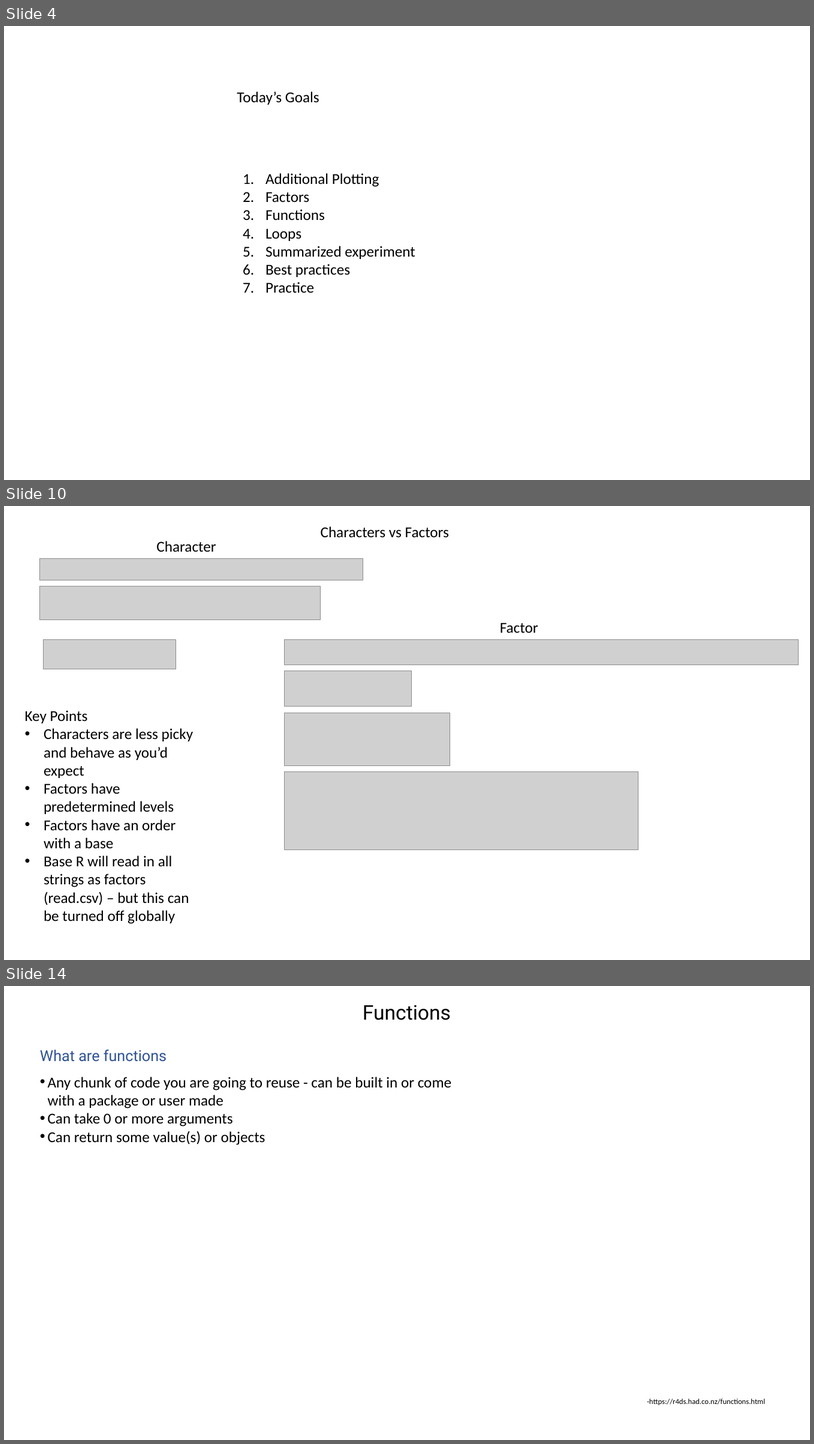
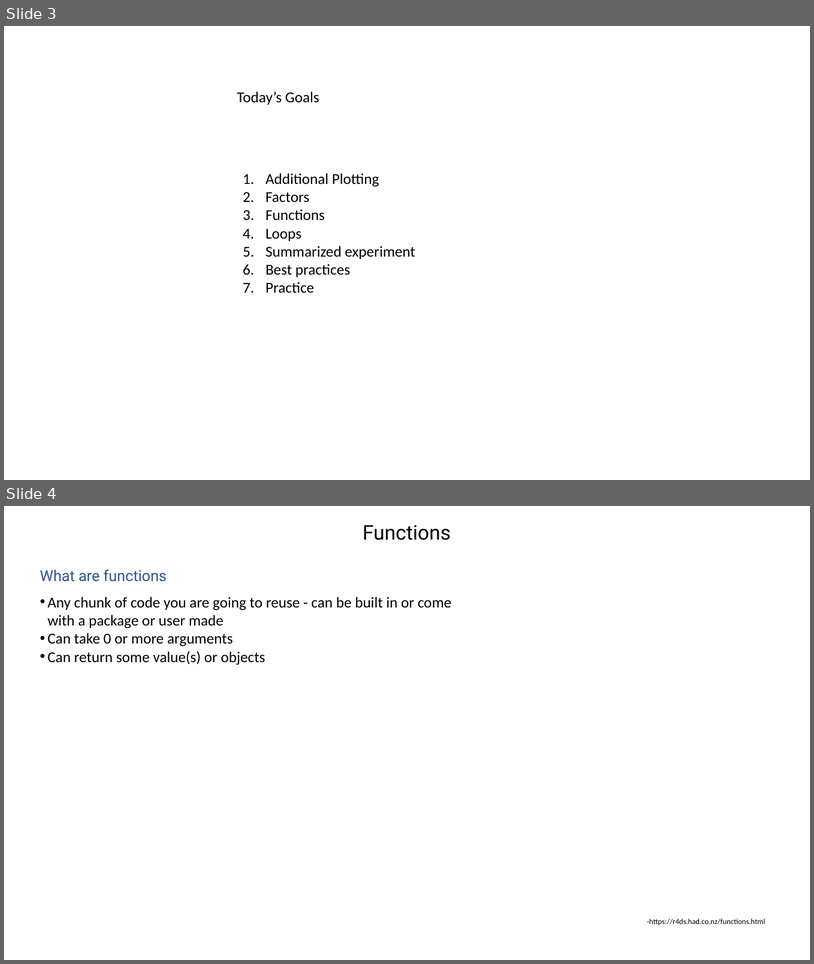
Before and after one commit to jraab/GNET749_RNAseq, a slide deck: lectures/2026_GNET749_Lecture3.pptx. Shown one above the other, each under a label of ours: slides 4, 10 and 14 before the commit, slides 3 and 4 after it; the slides between them are not shown. The pictures are 814x1444 and 814x964 pixels, drawn with LibreOffice and Linux fonts; fonts in the diff are those of the drawing; grey boxes stand for pictures. Boxes give left, top, right and bottom in pixels: in the first picture for what was removed or moved away, otherwise in the second. Text is boxed around its words. In the diff, an @@ line names an element or a change of style, - is before the commit and + after.

```diff
--- a/lectures/2026_GNET749_Lecture3.pptx
+++ b/lectures/2026_GNET749_Lecture3.pptx
@@ slide 10 removed at [4,506,810,960], background #FFFFFF @@
@@ text removed at [156,541,216,552] @@
-Character
@@ text removed at [321,526,449,538] @@
-Characters vs Factors
@@ picture removed at [39,559,363,580] @@
@@ picture removed at [39,586,320,620] @@
@@ text removed at [500,622,539,633] @@
-Factor
@@ picture removed at [44,640,176,669] @@
@@ picture removed at [285,640,799,665] @@
@@ picture removed at [285,671,412,706] @@
@@ text removed at [25,710,193,924] @@
-Key Points
-• Characters are less picky and behave as you’d expect
-• Factors have predetermined levels
-• Factors have an order with a base
-• Base R will read in all strings as factors (read.csv) – but this can be turned off globally
@@ picture removed at [285,712,450,766] @@
@@ picture removed at [285,772,639,850] @@
@@ what was slide 4 is now slide 3 @@
@@ what was slide 14 is now slide 4 @@
```
Also in this commit, not shown: 9 other slides removed, 1 other file.
